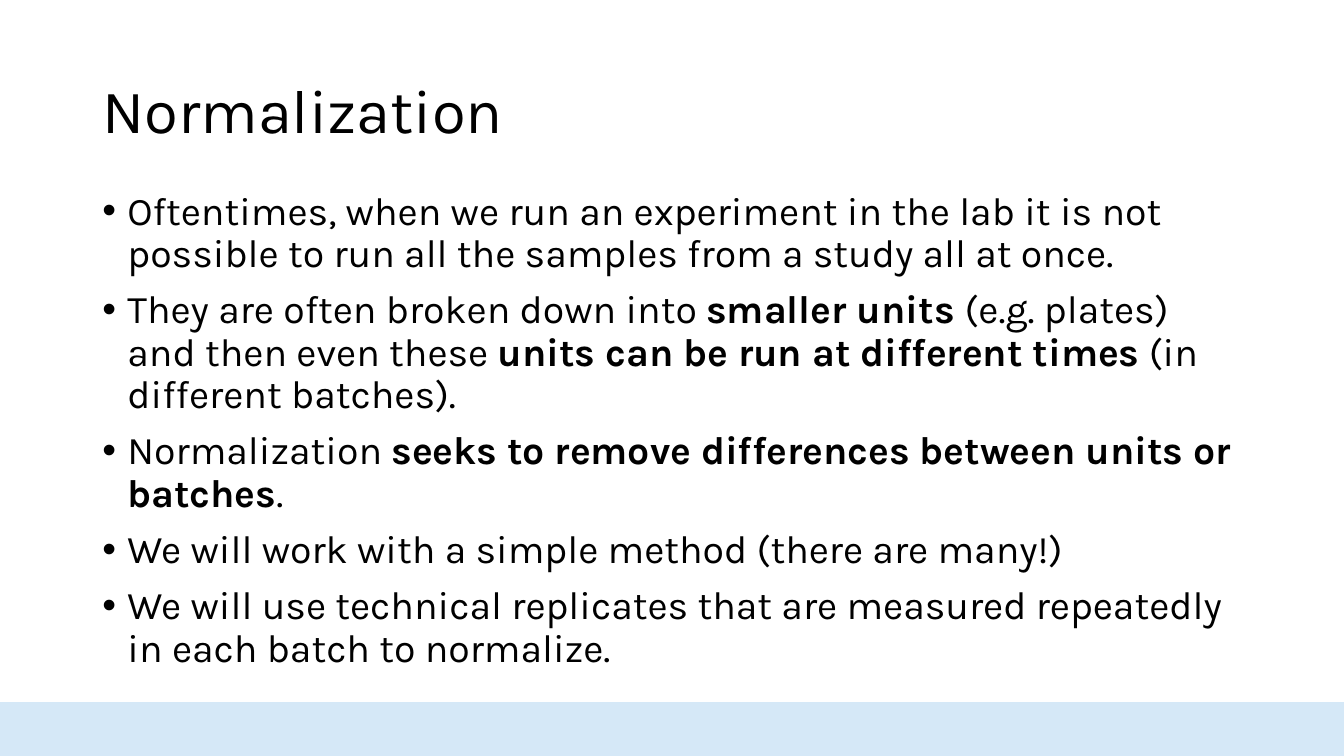
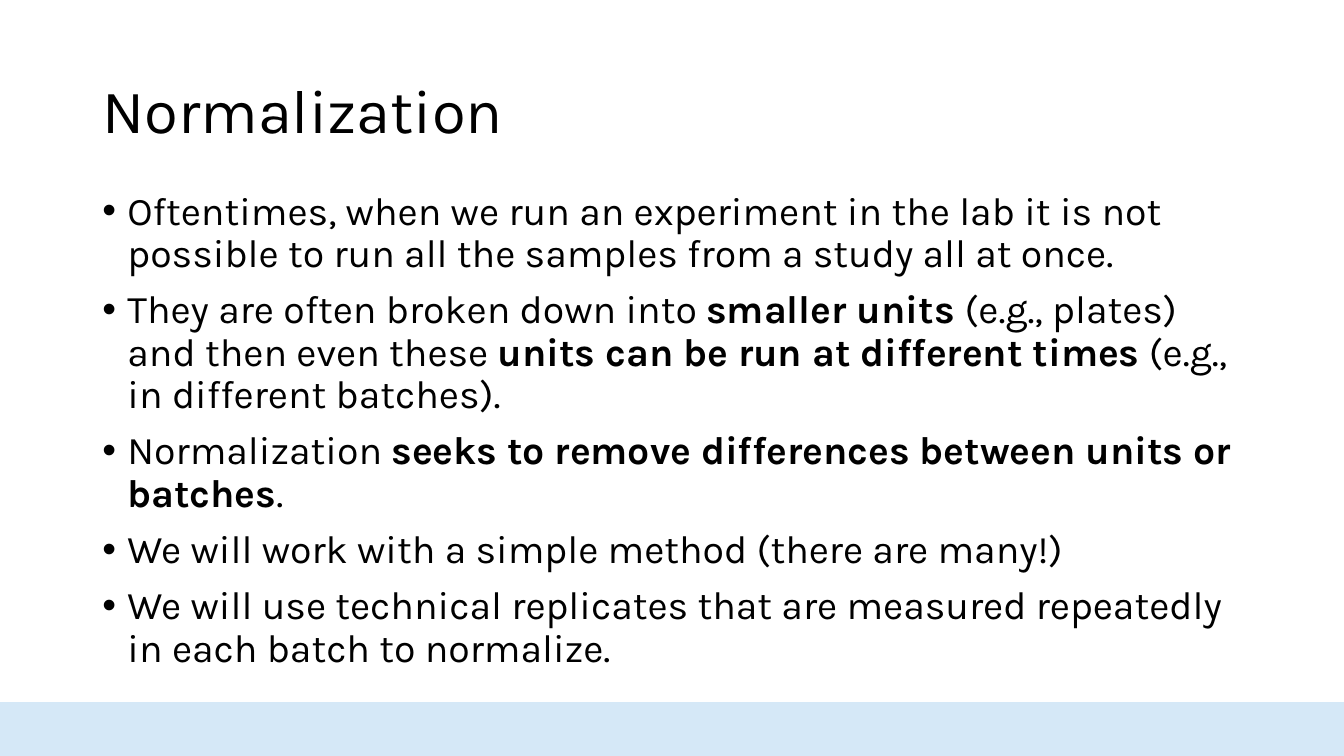
Before and after one commit to HopkinsIDD/seroanalytics_workshop, a slide deck: slide 24 of Part 3/Lecture 3.pptx. Drawn at 1344x756 pixels with LibreOffice and Linux fonts; fonts in the diff are those of the drawing; background and template pictures are left out. Boxes give left, top, right and bottom in pixels: in the first picture for what was removed or moved away, otherwise in the second. Text is boxed around its words. In the diff, an @@ line names an element or a change of style, - is before the commit and + after.

```diff
--- a/Part 3/Lecture 3.pptx
+++ b/Part 3/Lecture 3.pptx
@@ text at (127,294,1227,413): text changed @@
-• They are often broken down into smaller units (e.g. plates) and then even these units can be run at different times (in different batches).
+• They are often broken down into smaller units (e.g., plates) and then even these units can be run at different times (e.g., in different batches).
```
Also in this commit, not shown: 21 other slides changed, 2 other files.
